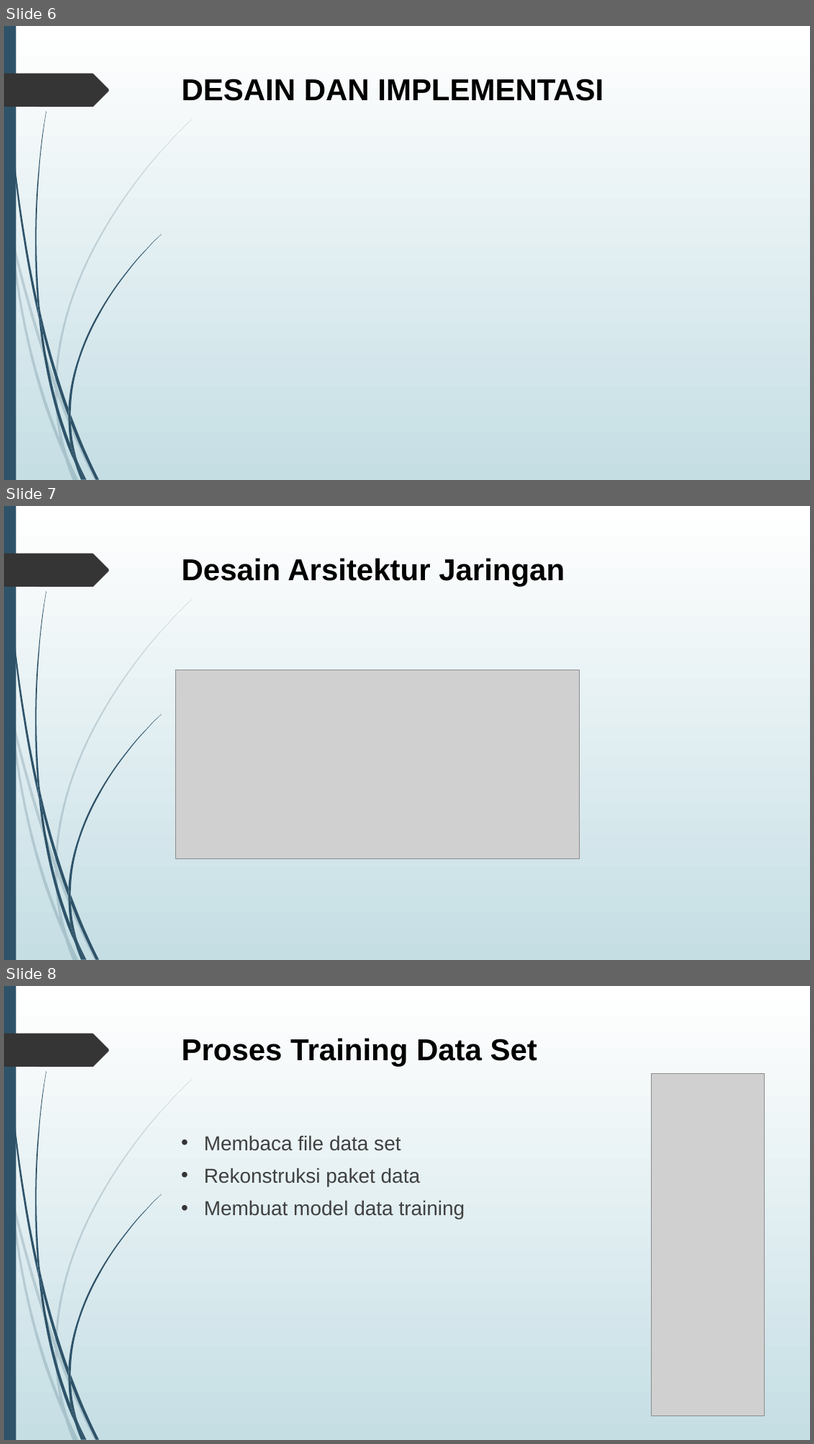
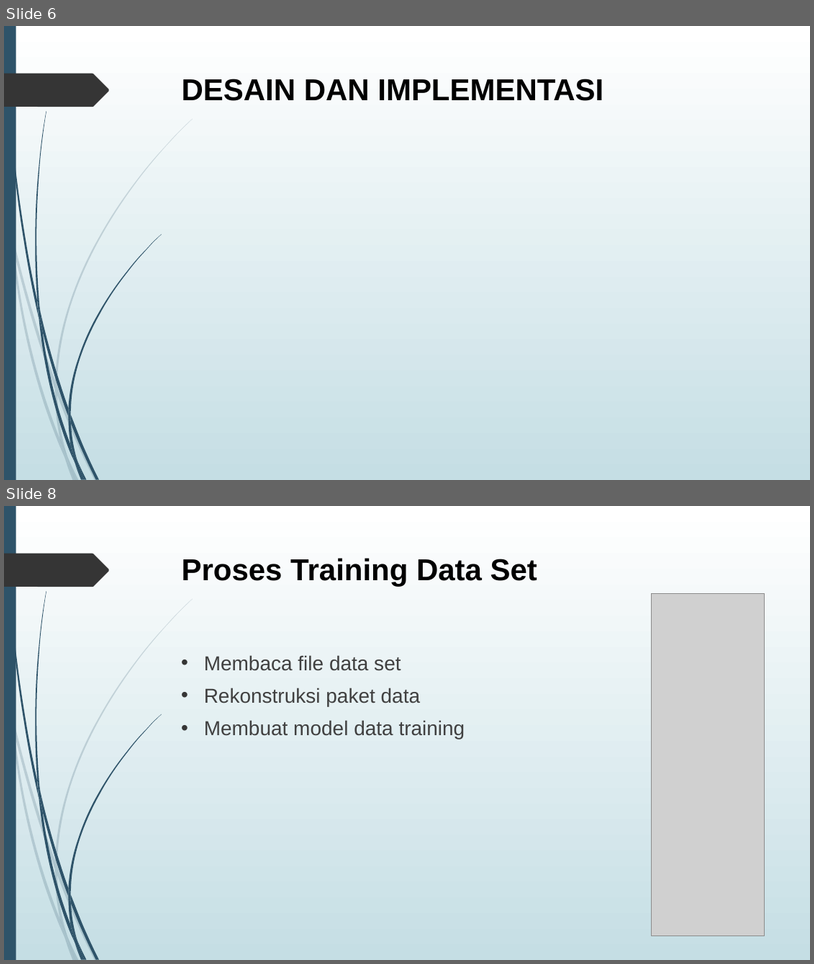
Before and after one commit to agus4171/TA-AJK, a slide deck: TA/5112100036-PPT.pptx. Shown one above the other, each under a label of ours: slides 6, 7 and 8 before the commit, slides 6 and 8 after it; the slides between them are not shown. The pictures are 814x1444 and 814x964 pixels, drawn with LibreOffice and Linux fonts; fonts in the diff are those of the drawing; grey boxes stand for pictures. Boxes give left, top, right and bottom in pixels: in the first picture for what was removed or moved away, otherwise in the second. Text is boxed around its words. In the diff, an @@ line names an element or a change of style, - is before the commit and + after.

```diff
--- a/TA/5112100036-PPT.pptx
+++ b/TA/5112100036-PPT.pptx
@@ slide 7 removed at [4, 506, 810, 960], background gradient #FFFFFF to #C5DEE5; not listed: 24 template elements that a slide beside it also shows @@
@@ title removed at [182, 558, 565, 587] @@
-Desain Arsitektur Jaringan
@@ picture removed at [176, 670, 580, 858] @@
```
Also in this commit, not shown: 2 slides changed, 3 slides added, 26 other files.
